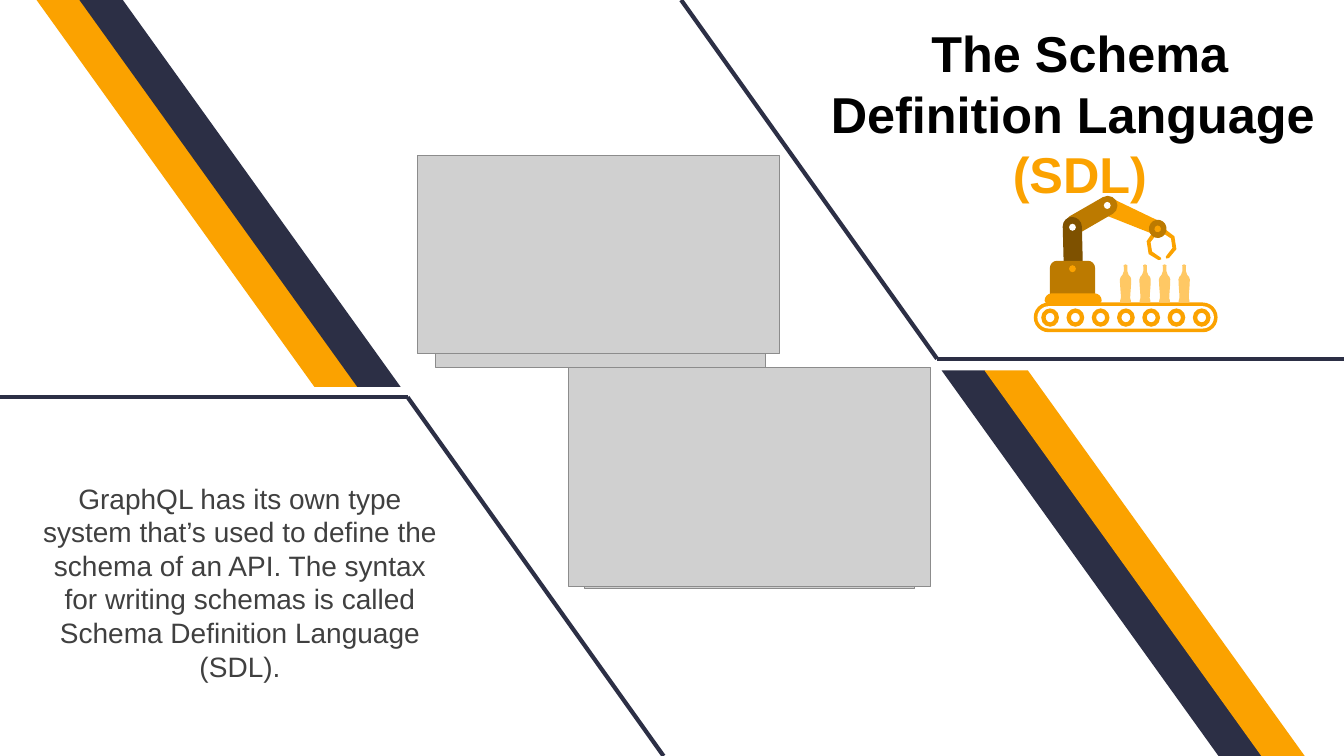
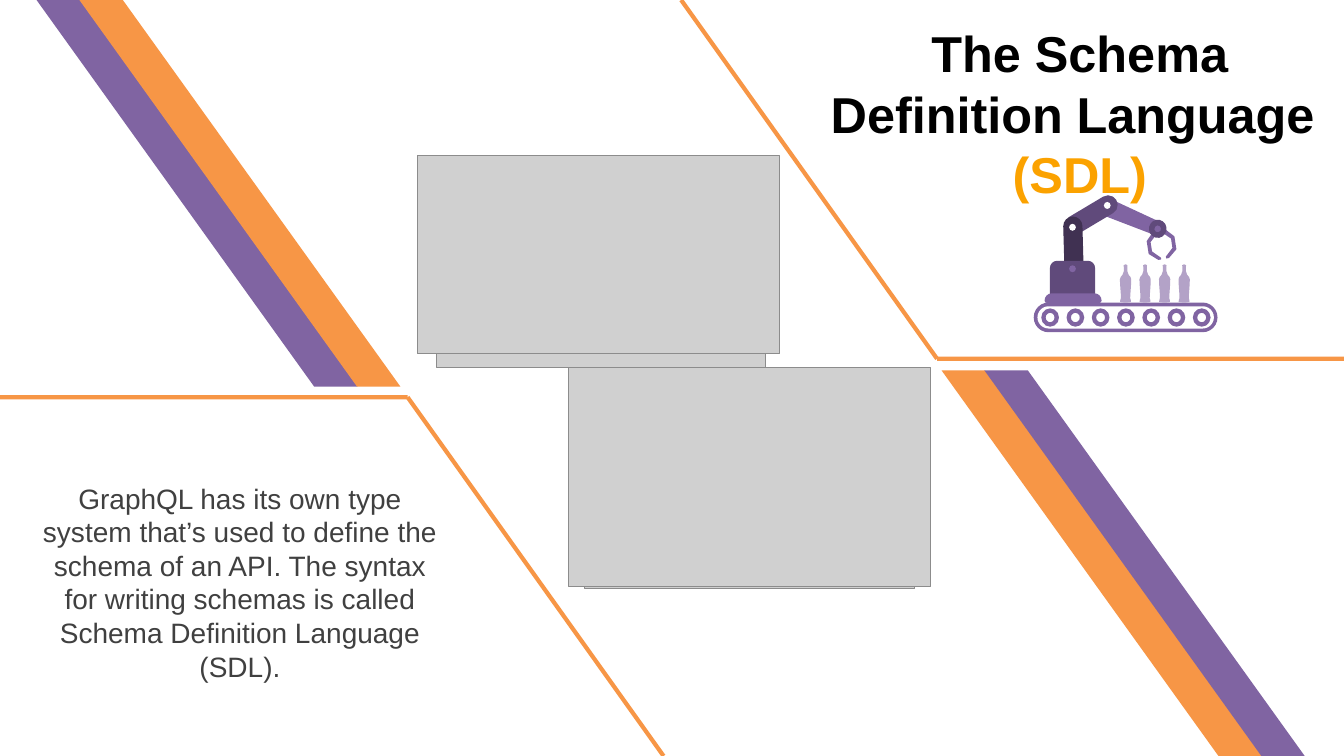
Before and after one commit to thanhlongvl/sportdemo, a slide deck: slide 14 of thuyettrinhgfinal_1.pptx. Drawn at 1344x756 pixels with LibreOffice and Linux fonts; fonts in the diff are those of the drawing; grey boxes stand for pictures. Boxes give left, top, right and bottom in pixels: in the first picture for what was removed or moved away, otherwise in the second. Text is boxed around its words. In the diff, an @@ line names an element or a change of style, - is before the commit and + after.

```diff
--- a/thuyettrinhgfinal_1.pptx
+++ b/thuyettrinhgfinal_1.pptx
@@ parallelogram at (x1=80, y1=0, x2=401, y2=387): fill #2C2F45 to #F79646 @@
@@ line (682, 0) - (938, 359): stroke #2C2F45 3 pt to #F79646 3 pt @@
@@ rounded rectangle at (x1=1062, y1=192, x2=1122, y2=238): fill #BC7A00 to #604A7B @@
@@ freeform shape at (x1=1038, y1=213, x2=1108, y2=283): fill #7E5100 to #403152; outline redrawn @@
@@ freeform shape at (x1=1146, y1=231, x2=1162, y2=260): fill #FBA200 to #8064A2; outline redrawn @@
@@ freeform shape at (x1=1149, y1=219, x2=1167, y2=238): fill #BC7A00 to #604A7B; outline redrawn @@
@@ freeform shape at (x1=1164, y1=229, x2=1177, y2=258): fill #FBA200 to #8064A2; outline redrawn @@
@@ freeform shape at (x1=1050, y1=260, x2=1095, y2=298): fill #BC7A00 to #604A7B; outline redrawn @@
@@ fill #FFC864 to #B3A2C7 in 3 elements at (x1=1120, y1=264, x2=1131, y2=302), (x1=1139, y1=264, x2=1150, y2=302), (x1=1159, y1=264, x2=1171, y2=302) @@
@@ freeform shape at (x1=1179, y1=264, x2=1190, y2=302): fill #FFC864 to #B3A2C7; outline redrawn @@
@@ fill #FBA200 to #8064A2 in 6 elements at (x1=985, y1=370, x2=1307, y2=756), (x1=36, y1=0, x2=358, y2=387), (x1=1045, y1=292, x2=1102, y2=303), (x1=1069, y1=265, x2=1076, y2=273), (x1=1103, y1=198, x2=1165, y2=238), (x1=1034, y1=302, x2=1218, y2=332) @@
@@ fill #FBA200 to #8064A2; proportions changed in 7 elements at (x1=1042, y1=309, x2=1060, y2=327), (x1=1067, y1=309, x2=1085, y2=327), (x1=1092, y1=309, x2=1110, y2=327), (x1=1117, y1=309, x2=1135, y2=327), (x1=1142, y1=309, x2=1160, y2=327), (x1=1168, y1=309, x2=1186, y2=327), (x1=1193, y1=309, x2=1211, y2=327) @@
@@ line (1344, 359) - (938, 359): stroke #2C2F45 3 pt to #F79646 3 pt @@
@@ parallelogram at (x1=942, y1=370, x2=1263, y2=756): fill #2C2F45 to #F79646 @@
@@ line (0, 397) - (407, 397): stroke #2C2F45 3 pt to #F79646 3 pt @@
@@ line (663, 756) - (407, 397): stroke #2C2F45 3 pt to #F79646 3 pt @@
```
Also in this commit, not shown: 24 other slides changed, 1 slide added, 2 other files.
